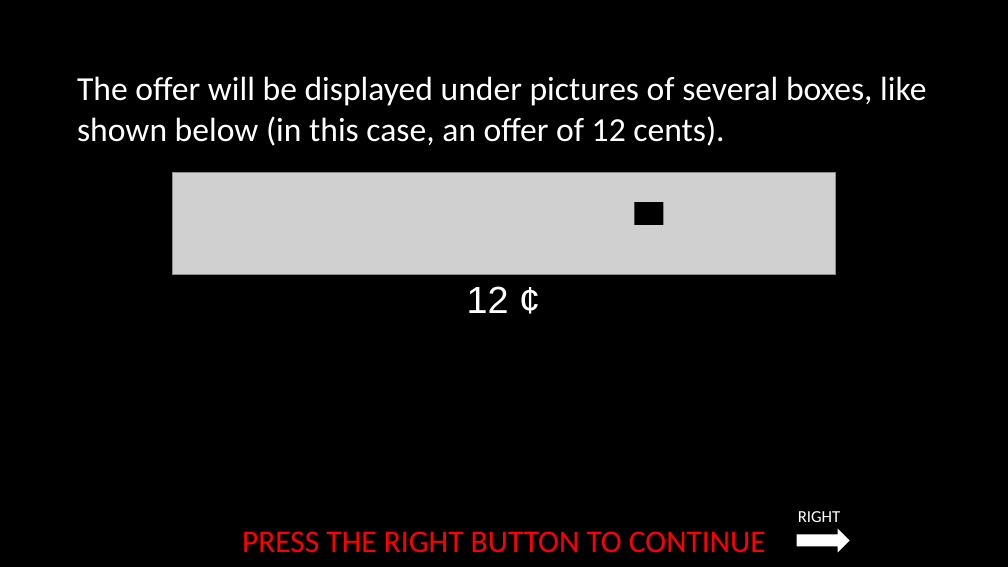
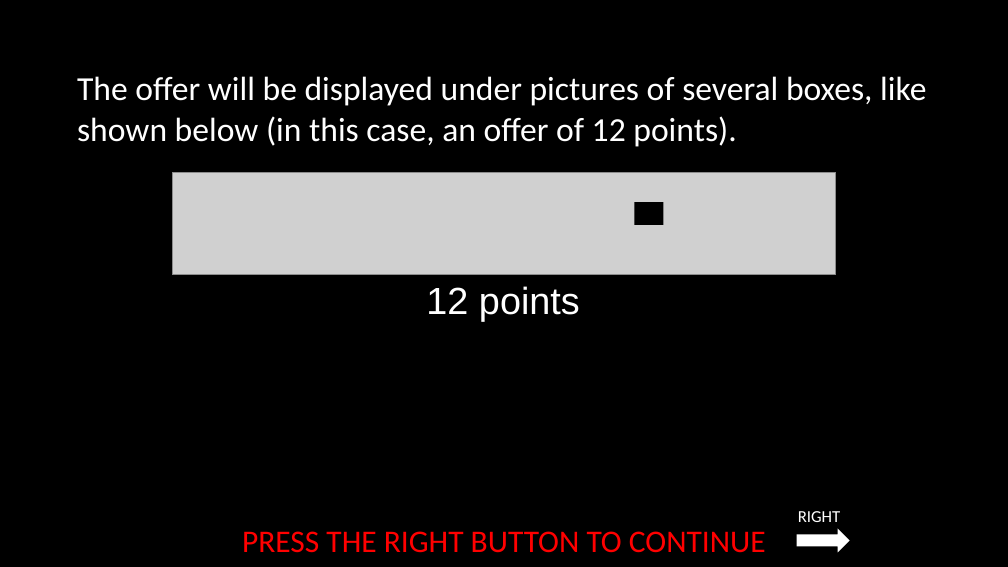
Before and after one commit to laureate-institute-for-brain-research/StimToolOnline, a slide deck: slide 3 of public/js/tasks/limited_offer/media/limited_offer_instructions_RLA_RSS_JTT.pptx. Drawn at 1008x567 pixels with LibreOffice and Linux fonts; fonts in the diff are those of the drawing; grey boxes stand for pictures. Boxes give left, top, right and bottom in pixels: in the first picture for what was removed or moved away, otherwise in the second. Text is boxed around its words. In the diff, an @@ line names an element or a change of style, - is before the commit and + after.

Commit message:
changes all mention of cents to points

```diff
--- a/public/js/tasks/limited_offer/media/limited_offer_instructions_RLA_RSS_JTT.pptx
+++ b/public/js/tasks/limited_offer/media/limited_offer_instructions_RLA_RSS_JTT.pptx
@@ text at <box>77,76,926,147</box>: text changed @@
-The offer will be displayed under pictures of several boxes, like shown below (in this case, an offer of 12 cents).
+The offer will be displayed under pictures of several boxes, like shown below (in this case, an offer of 12 points).
@@ text at <box>426,286,580,321</box>: text changed @@
-12 ¢
+12 points
```
Also in this commit, not shown: 7 other slides changed, 1 slide added, 13 other files.
